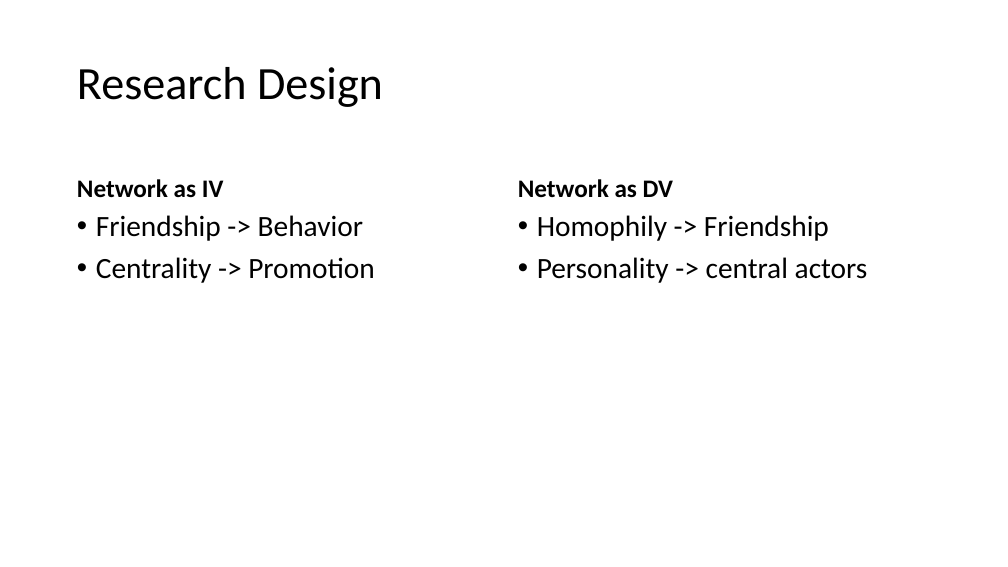
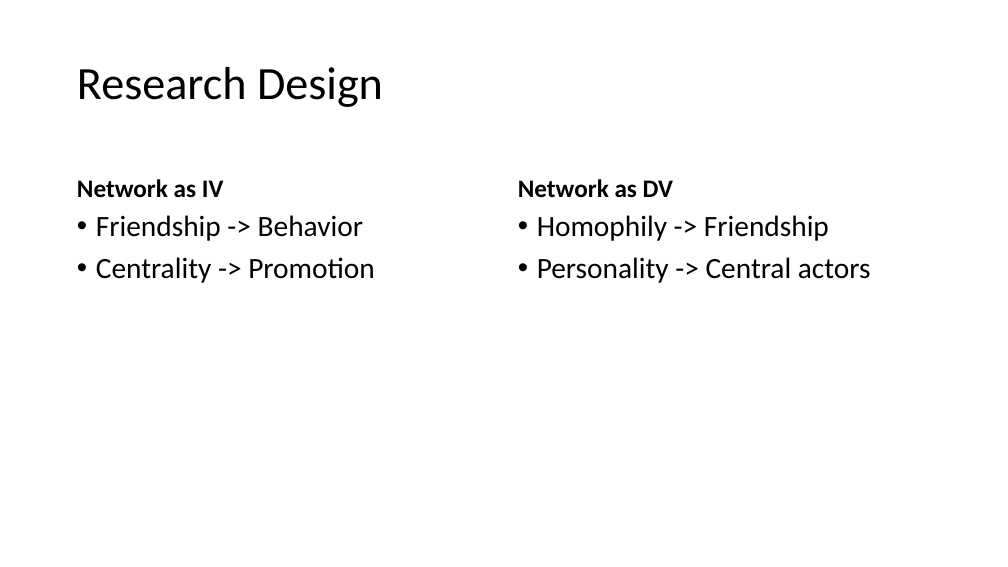
Before and after one commit to bomibonnie/R-Workshops, a slide deck: slide 4 of Networks/2019 Networks slides.pptx. Drawn at 1008x567 pixels with LibreOffice and Linux fonts; fonts in the diff are those of the drawing. Boxes give left, top, right and bottom in pixels: in the first picture for what was removed or moved away, otherwise in the second. Text is boxed around its words. In the diff, an @@ line names an element or a change of style, - is before the commit and + after.

```diff
--- a/Networks/2019 Networks slides.pptx
+++ b/Networks/2019 Networks slides.pptx
@@ text at (537, 257, 871, 283): text changed @@
-• Personality -> central actors
+• Personality -> Central actors
```
Also in this commit, not shown: 1 other slide changed, 1 slide removed.
